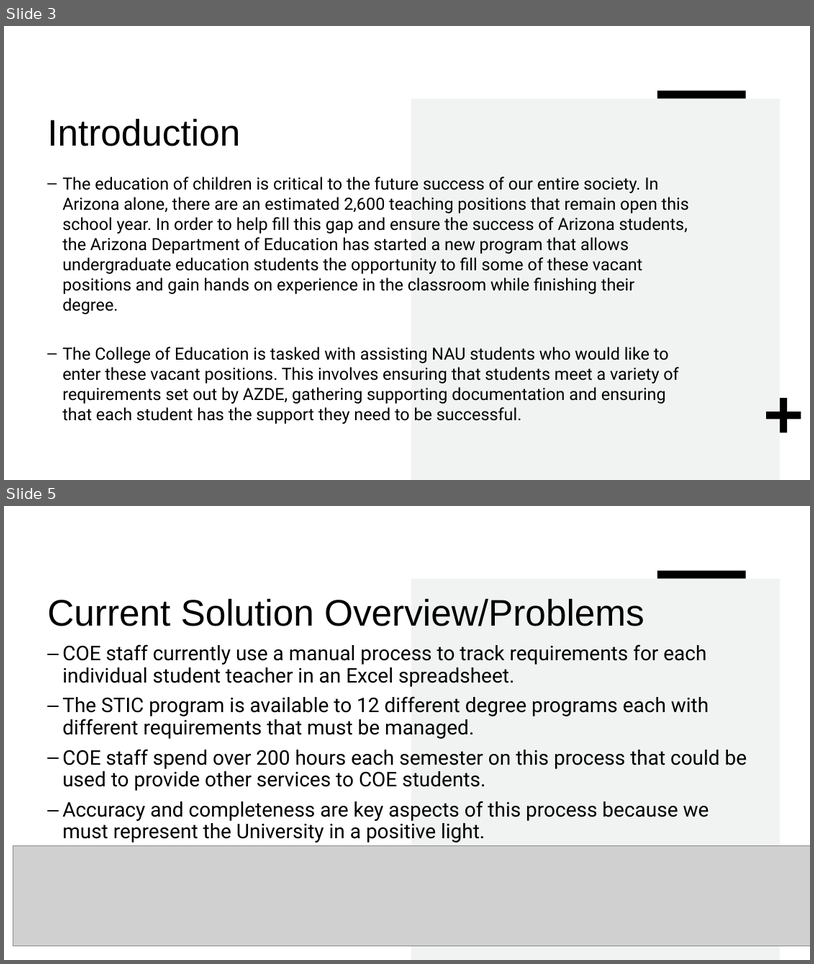
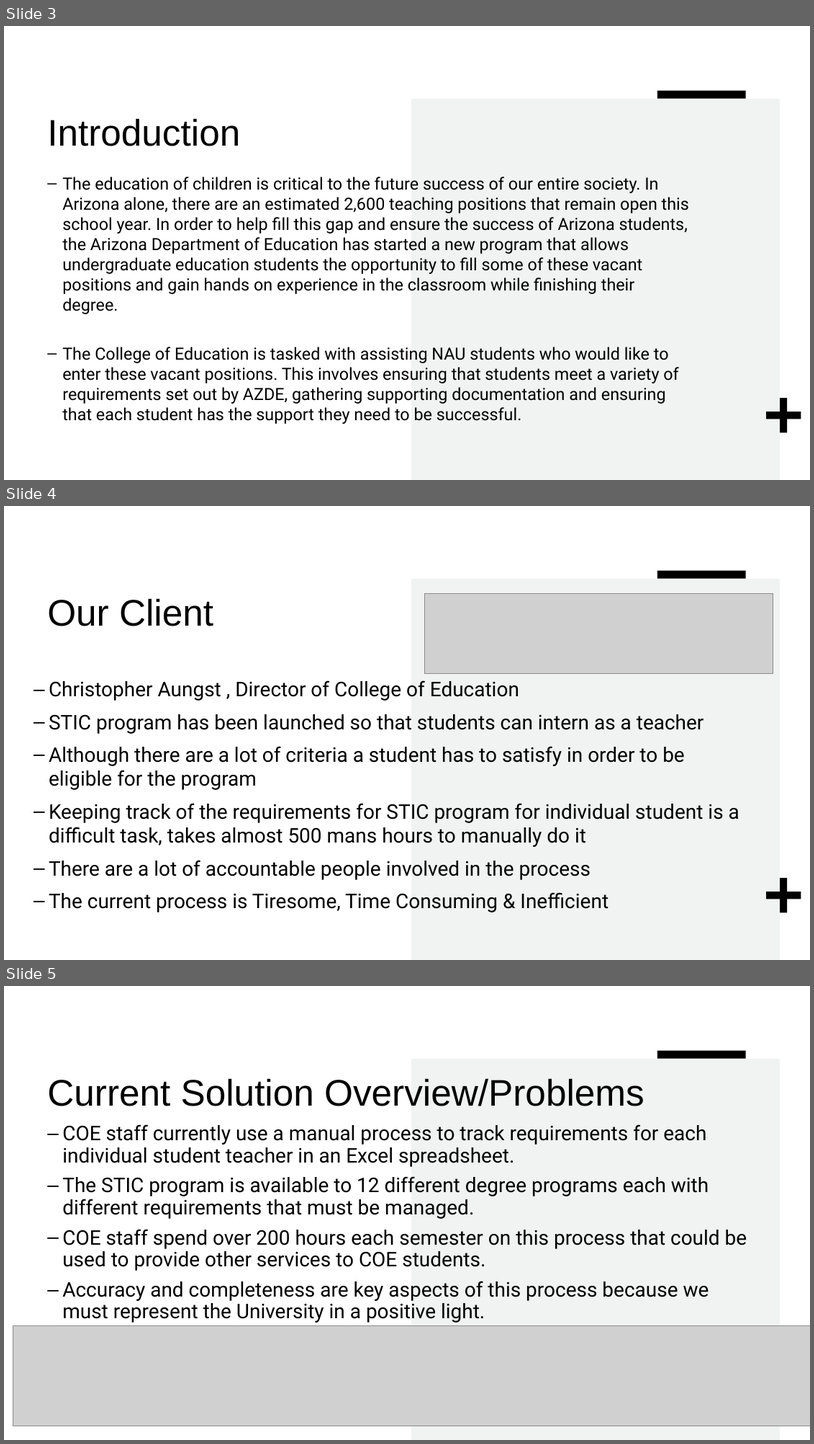
Before and after one commit to TeacherTodo/Deliverables, a slide deck: Teacher To-Do Mini Intro.pptx. Shown one above the other, each under a label of ours: slides 3 and 5 before the commit, slides 3, 4 and 5 after it; the slides between them are not shown. The pictures are 814x964 and 814x1444 pixels, drawn with LibreOffice and Linux fonts; fonts in the diff are those of the drawing; grey boxes stand for pictures. Boxes give left, top, right and bottom in pixels: in the first picture for what was removed or moved away, otherwise in the second. Text is boxed around its words. In the diff, an @@ line names an element or a change of style, - is before the commit and + after.

Commit message:
Client Intro Slide

```diff
--- a/Teacher To-Do Mini Intro.pptx
+++ b/Teacher To-Do Mini Intro.pptx
@@ slide 4 added at [4, 506, 810, 960], background #FFFFFF; not listed: 3 template elements that a slide beside it also shows @@
@@ title added at [47, 598, 214, 626], 44 pt, text #000000 @@
+Our Client
@@ picture added at [425, 594, 774, 674] @@
@@ text added at [49, 680, 740, 880], 24 pt, text #000000 @@
+– Christopher Aungst , Director of College of Education
+– STIC program has been launched so that students can intern as a teacher
+– Although there are a lot of criteria a student has to satisfy in order to be eligible for the program
+– Keeping track of the requirements for STIC program for individual student is a difficult task, takes almost 500 mans hours to manually do it
+– There are a lot of accountable people involved in the process
+– The current process is Tiresome, Time Consuming & Inefficient
```
Also in this commit, not shown: 1 slide removed.
